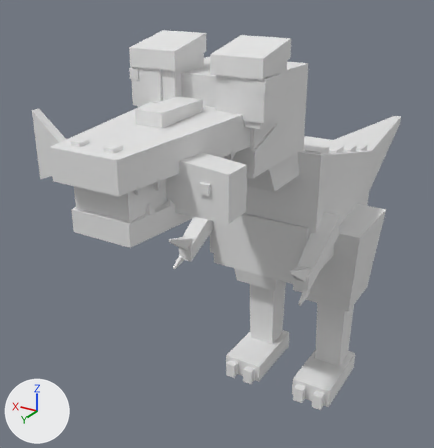
One commit to the FBX model assets/models/fbx/03_Swamp/Animals/dino_Bary.fbx: the scene before it, then after it.
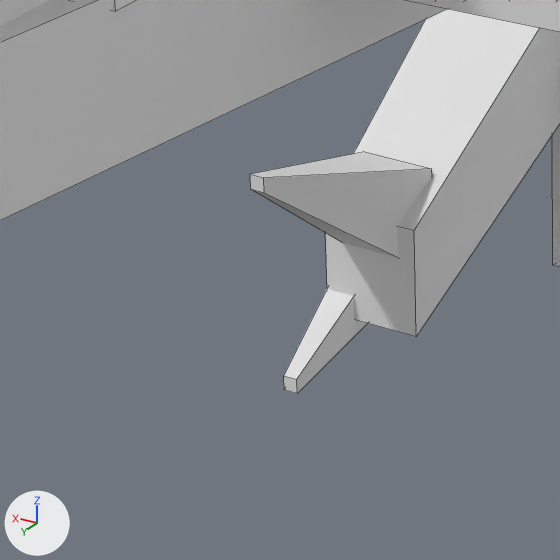
The first picture shows the older version from a camera (50 mm lens) standing at (-0.0334, 0.0771, 0.0642) and looking at (0.0124, 0.0007, 0.026). The close-ups show the older and then the newer version on the part from 31% to 49% of the width and 48% to 65% of the height of that picture. Only the edits that show in the close-ups are written down. The lights are fixed; the arrows at lower left show +X, +Y and +Z. The close-ups show mesh edges as thin lines. Where no turn or scale is listed for an object, it has been applied to the vertices. Vertices at exactly the same position are counted once.

The older version as bpy lines, for what is in view:
```python
me_dino_bary_belly = bpy.data.meshes.new('dino_Bary_Belly')
me_dino_bary_belly.from_pydata(...)  # 32 vertices, 24 faces; spans x -0.0093..0.0093, y -0.01..0.0411, z 0.0..0.0443
me_dino_bary_belly.materials.append(mat_dino_bary_belly)  # white #e7e7e7
me_dino_bary_claw = bpy.data.meshes.new('dino_Bary_Claw')
me_dino_bary_claw.from_pydata(...)  # 64 vertices, 48 faces; spans x -0.0097..0.0096, y 0.002..0.019, z 0.0..0.0314
me_dino_bary_claw.materials.append(mat_dino_bary_claw)  # white #e7e7e7
me_dino_bary_fish = bpy.data.meshes.new('dino_Bary_Fish')
me_dino_bary_fish.from_pydata(...)  # 12 vertices, 11 faces; spans x -0.0095..0.01, y 0.0318..0.0354, z 0.0433..0.0493
me_dino_bary_fish.materials.append(mat_dino_bary_fish)  # white #e7e7e7
ob_dino_bary_belly = bpy.data.objects.new('dino_Bary_Belly', me_dino_bary_belly)
ob_dino_bary_belly.location = (0.0, 0.0, 0.0)
ob_dino_bary_claw = bpy.data.objects.new('dino_Bary_Claw', me_dino_bary_claw)
ob_dino_bary_claw.location = (0.0, 0.0, 0.0)
ob_dino_bary_fish = bpy.data.objects.new('dino_Bary_Fish', me_dino_bary_fish)
ob_dino_bary_fish.location = (0.0, 0.0, 0.0)
# also in view: 'dino_Bary_Body' at (0.0, -0.0068, 0.0278)
```
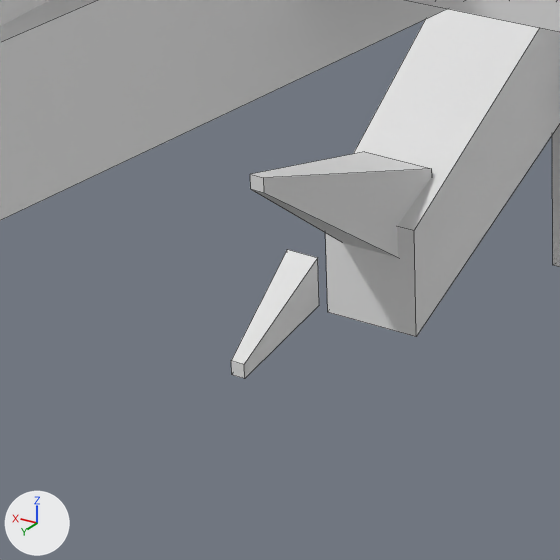
What differs and where, as boxes (x1, y1, x2, y2) in the close-ups (560 x 560 px; the box of a moved part takes in the faces that stretch with it):
'dino_Bary_Claw', reshaped: before (250, 152, 432, 394); after (231, 152, 432, 378)
part 1 of me_dino_bary_claw, moved or reshaped: before (284, 289, 367, 394); after (231, 249, 319, 378)

The edits, one by one:
me_dino_bary_claw is used by ob_dino_bary_claw; location (0.0, 0.0, 0.0).
me_dino_bary_claw had 64 vertices, 48 faces and spanned x -0.0097..0.0096, y 0.002..0.019, z 0.0..0.0314.
me_dino_bary_claw now has 64 vertices, 48 faces and spans x -0.0108..0.0108, y 0.002..0.019, z -0.0006..0.0314.
me_dino_bary_claw part 1: the loose piece of 8 vertices spanning x 0.0089..0.0096, y 0.015..0.0172, z 0.0261..0.0277 is moved by (0.0012, 0.0, 0.0).
Other edits to the shape of me_dino_bary_claw do not show in these pictures.
